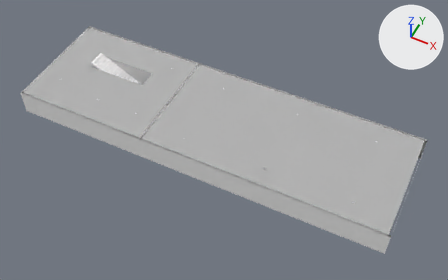
Two versions of the glTF model assets/models/buildings/th_vault.glb, one commit apart.
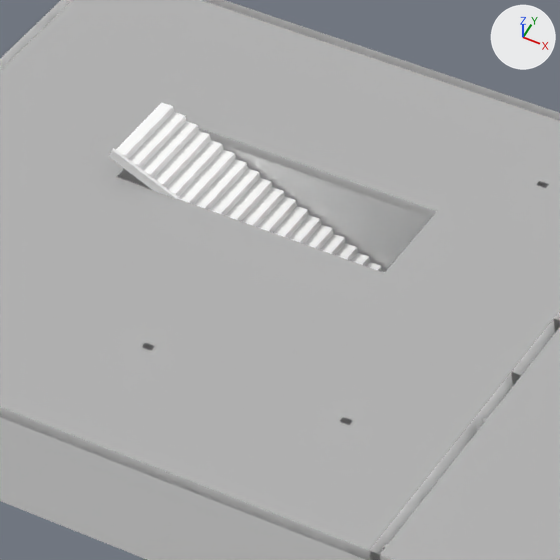
Each version appears first whole from a camera (50 mm lens) standing at (25.7, -51.4, 58.8) and looking at (0.6, -1.1, -4.0), and next in a close-up on the part from 16% to 39% of the width and 12% to 50% of the height. Lighting does not change. The marker at upper right points along +X, +Y and +Z. The older version's two pictures come first. Vertices at exactly the same position are counted once.

The first close-up shows 'th_vault'.
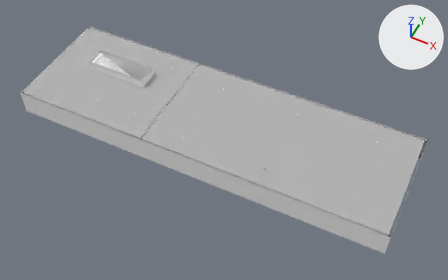
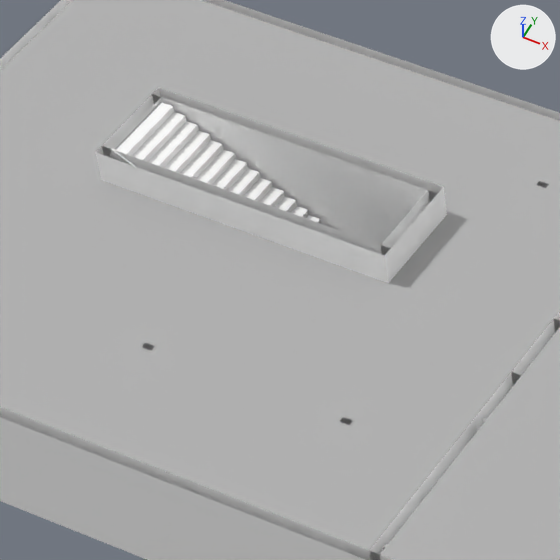
What differs and where, as boxes (x1, y1, x2, y2) in the close-ups (560 x 560 px):
part 1 of me_th_vault, added
    after: (95, 88, 447, 283)
part 2 of me_th_vault, recoloured
    before: (109, 150, 382, 272)
    after: (109, 150, 321, 224)

The edits, one by one:
me_th_vault is used by ob_th_vault; location (0.0, 0.0, 0.0).
me_th_vault had 23741 vertices, 32968 faces and spanned x -27.3..25.3, y -8.3..8.3, z -4.8..0.0.
me_th_vault now has 23884 vertices, 33368 faces and spans x -27.3..25.3, y -8.3..8.3, z -4.8..0.0.
me_th_vault part 1: 137 vertices added at x -25.7..-11.0, y 0.3..7.3, z -4.5..0.0.
me_th_vault part 2: 1224 kept faces spanning x -27.3..7.5, y -8.0..8.0, z -4.8..0.0 get new vertex colours; the middle colour goes from white #fbfbfb to white #f3f3f3.
Other edits to the shape of me_th_vault do not show in these pictures.
